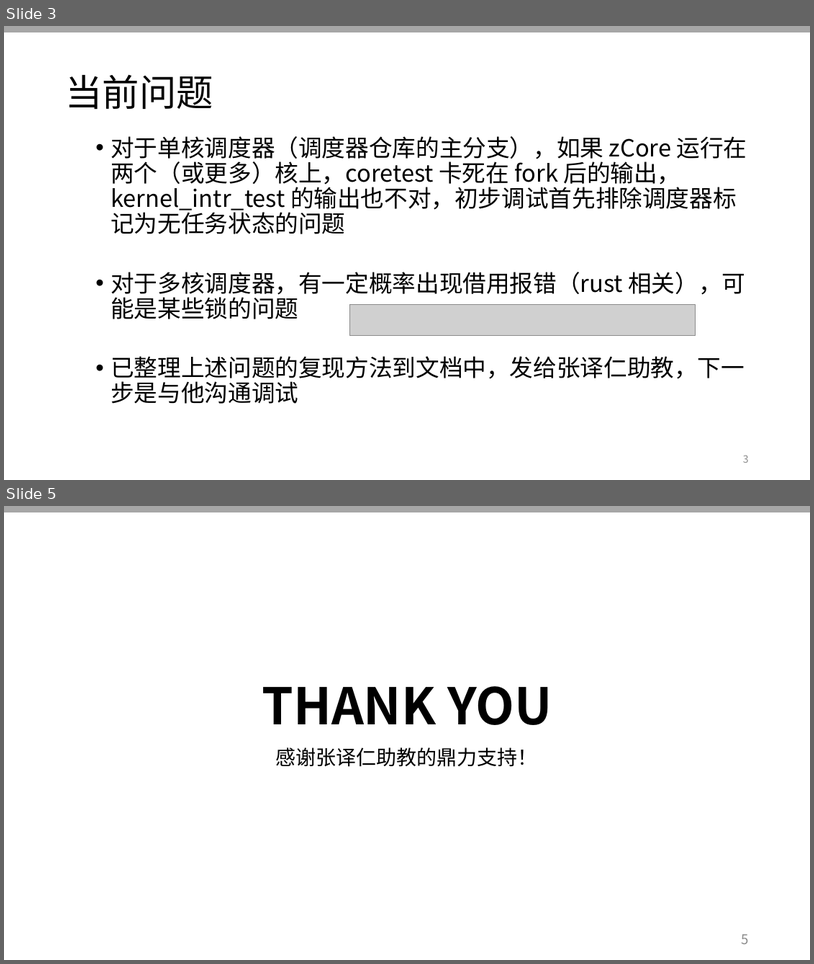
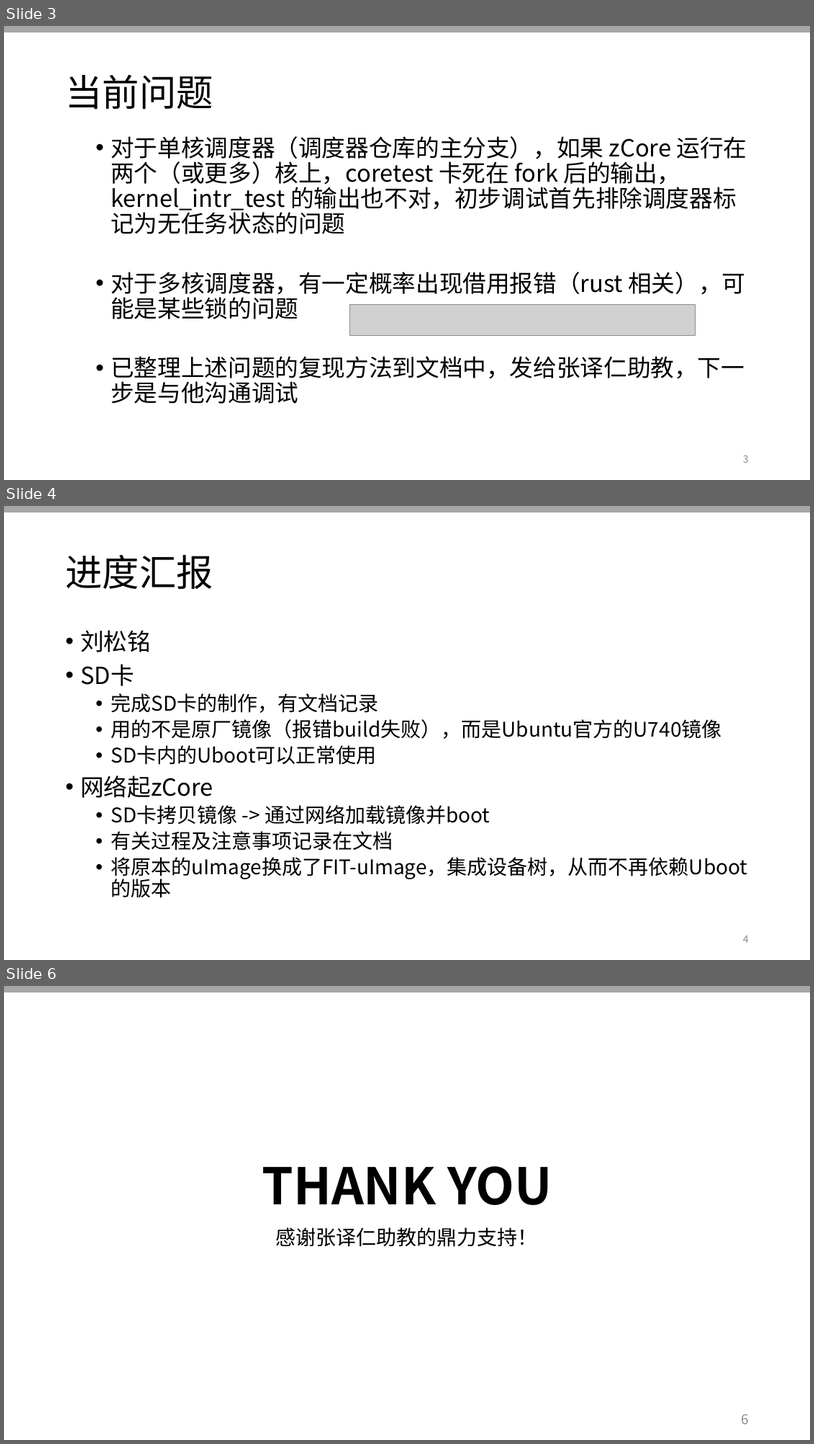
Before and after one commit to OSLab-zCore/OSLab-Docs, a slide deck: 进度汇报PPT汇总/week12.pptx. Shown one above the other, each under a label of ours: slides 3 and 5 before the commit, slides 3, 4 and 6 after it; the slides between them are not shown. The pictures are 814x964 and 814x1444 pixels, drawn with LibreOffice and Linux fonts; fonts in the diff are those of the drawing; grey boxes stand for pictures. Boxes give left, top, right and bottom in pixels: in the first picture for what was removed or moved away, otherwise in the second. Text is boxed around its words. In the diff, an @@ line names an element or a change of style, - is before the commit and + after.

```diff
--- a/进度汇报PPT汇总/week12.pptx
+++ b/进度汇报PPT汇总/week12.pptx
@@ slide 4 added at (4,506,810,960), background #FFFFFF; not listed: 1 template element that a slide beside it also shows @@
@@ title added at (65,554,213,589), 44 pt, text #000000 @@
+进度汇报
@@ text added at (80,630,748,880), 24 pt, text #000000 @@
+• 刘松铭
+• SD卡
+  • 完成SD卡的制作，有文档记录
+  • 用的不是原厂镜像（报错build失败），而是Ubuntu官方的U740镜像
+  • SD卡内的Uboot可以正常使用
+• 网络起zCore
+  • SD卡拷贝镜像 -> 通过网络加载镜像并boot
+  • 有关过程及注意事项记录在文档
+  • 将原本的uImage换成了FIT-uImage，集成设备树，从而不再依赖Uboot的版本
@@ page number added at (743,935,749,942), 12 pt, text #8C8C8C @@
+4
@@ what was slide 5 is now slide 6 @@
@@ page number at (741,1414,748,1424): text changed @@
-5
+6
```
Also in this commit, not shown: 1 slide changed, 1 other file.
